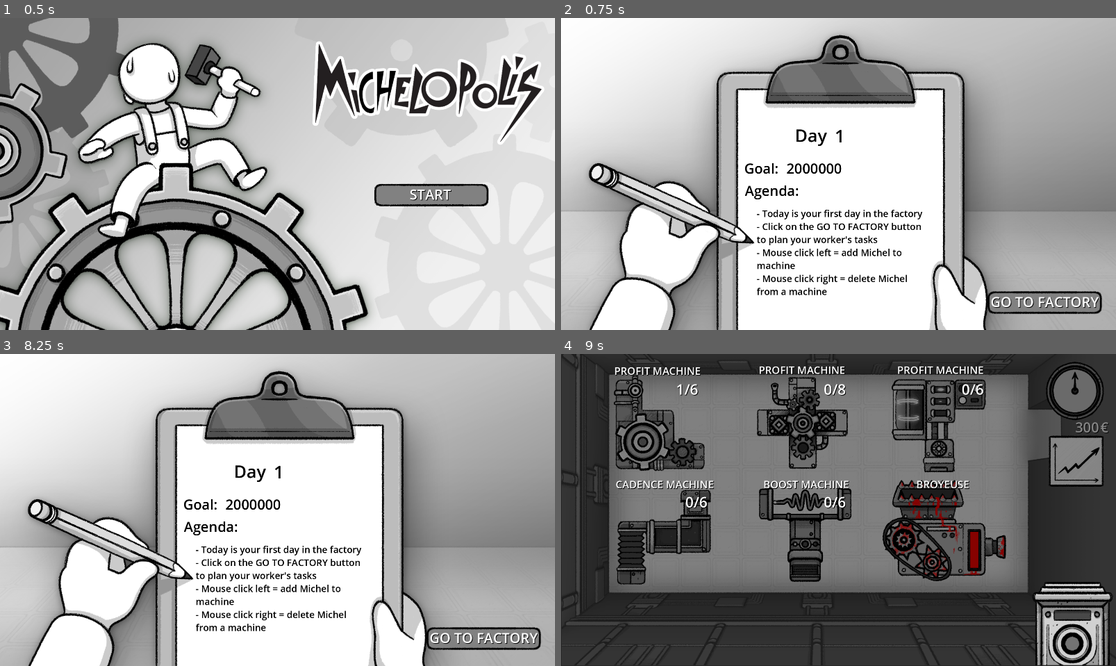
Above: before the commit, frames 1-4 (two rows, left to right).
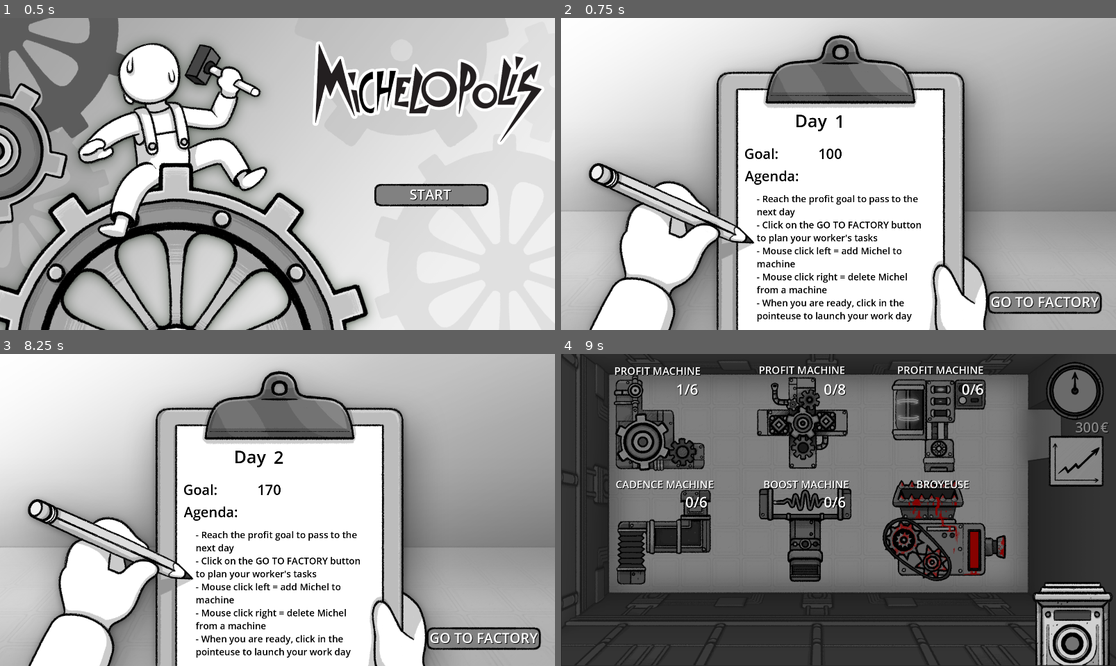
Above: after the commit, the same moments.

Repository: Aeropulu/LaHordeJam
Game: Godot game, scene res://scenes/usine.tscn
Two runs of this game, one before a commit and one after it. Both use one fixed random seed, a clock stepped at 60 frames per second and the inputs below. Sound files missing from this copy of the repository are replaced by a short silence.
Inputs (mouse positions are in pixels of both pictures, inside the frame that each line leads up to):
- Up to frame 1 (0.5 s): no input
- Up to frame 2 (0.75 s): click "START" at 0.5 s
- Up to frame 3 (8.25 s): click "GO TO FACTORY" at 1.25 s; tap Enter (ui_accept) at 2 s; drag from (510, 622) to (99, 425) at 2.02 s; drag from (99, 425) to (510, 622) at 2.77 s; move the mouse to (244, 425) at 3.52 s; press the mouse at (244, 425) at 3.53 s; hold Left (ui_left) 3.53-4.25 s; release the mouse at (244, 425) at 4.25 s; drag from (377, 428) to (244, 425) at 4.27 s; drag from (382, 531) to (377, 428) at 5.02 s; drag from (105, 538) to (377, 428) at 5.77 s; move the mouse to (244, 534) at 6.52 s; press the mouse at (244, 534) at 6.53 s; hold Right (ui_right) 6.53-7.25 s; release the mouse at (244, 534) at 7.25 s; drag from (316, 441) to (244, 534) at 7.27 s; click "NEXT DAY" at 8 s
- Up to frame 4 (9 s): click "GO TO FACTORY" at 8.75 s

Frame 1 is identical in both runs. In frame 2, 3.7% of the frame differs, in the area x 33-66%, y 30-98%; in frame 3, 3.7%; in frame 4, nothing differs.

Commit message:
profit goal

Diff:
--- a/scenes/factory_manager.tscn
+++ b/scenes/factory_manager.tscn
@@ -6,5 +6,6 @@
 position = Vector2(1727, 256)
 script = ExtResource("1_ivwkk")
 day_duration = 3.0
+profit_objective = 100
 
 [connection signal="day_end" from="." to="." method="_on_day_end"]
--- a/scenes/usine.tscn
+++ b/scenes/usine.tscn
@@ -305,9 +305,9 @@
 
 [node name="Day" type="RichTextLabel" parent="menu_manager/menu_briefing"]
 offset_left = 809.0
-offset_top = 364.0
-offset_right = 849.0
-offset_bottom = 404.0
+offset_top = 313.0
+offset_right = 920.0
+offset_bottom = 396.0
 theme_override_colors/default_color = Color(0, 0, 0, 1)
 theme_override_font_sizes/normal_font_size = 60
 text = "Day"
@@ -317,9 +317,9 @@
 
 [node name="day_compteur" type="RichTextLabel" parent="menu_manager/menu_briefing"]
 offset_left = 947.0
-offset_top = 366.0
+offset_top = 315.0
 offset_right = 1015.0
-offset_bottom = 449.0
+offset_bottom = 398.0
 theme_override_colors/default_color = Color(0, 0, 0, 1)
 theme_override_constants/shadow_offset_x = 2
 theme_override_constants/shadow_offset_y = 2
@@ -331,9 +331,9 @@
 
 [node name="GOAL" type="RichTextLabel" parent="menu_manager/menu_briefing"]
 offset_left = 634.0
-offset_top = 487.0
+offset_top = 436.0
 offset_right = 764.0
-offset_bottom = 554.0
+offset_bottom = 503.0
 theme_override_colors/default_color = Color(0, 0, 0, 1)
 theme_override_constants/shadow_offset_x = 2
 theme_override_constants/shadow_offset_y = 2
@@ -345,9 +345,9 @@
 
 [node name="goal_compteur" type="RichTextLabel" parent="menu_manager/menu_briefing"]
 offset_left = 772.0
-offset_top = 487.0
+offset_top = 436.0
 offset_right = 972.0
-offset_bottom = 554.0
+offset_bottom = 503.0
 theme_override_colors/default_color = Color(0, 0, 0, 1)
 theme_override_constants/shadow_offset_x = 2
 theme_override_constants/shadow_offset_y = 2
@@ -359,9 +359,9 @@
 
 [node name="AgendaTitle" type="RichTextLabel" parent="menu_manager/menu_briefing"]
 offset_left = 636.0
-offset_top = 564.0
+offset_top = 513.0
 offset_right = 824.0
-offset_bottom = 631.0
+offset_bottom = 580.0
 theme_override_colors/default_color = Color(0, 0, 0, 1)
 theme_override_constants/shadow_offset_x = 2
 theme_override_constants/shadow_offset_y = 2
@@ -373,17 +373,18 @@
 
 [node name="AgendaDescription" type="RichTextLabel" parent="menu_manager/menu_briefing"]
 offset_left = 677.0
-offset_top = 654.0
+offset_top = 603.0
 offset_right = 1277.0
-offset_bottom = 1059.0
+offset_bottom = 1053.0
 theme_override_colors/default_color = Color(0, 0, 0, 1)
 theme_override_constants/shadow_offset_x = 2
 theme_override_constants/shadow_offset_y = 2
 theme_override_font_sizes/normal_font_size = 32
-text = "- Today is your first day in the factory
+text = "- Reach the profit goal to pass to the next day
 - Click on the GO TO FACTORY button to plan your worker's tasks
 - Mouse click left = add Michel to machine
-- Mouse click right = delete Michel from a machine"
+- Mouse click right = delete Michel from a machine
+- When you are ready, click in the pointeuse to launch your work day"
 fit_content = true
 scroll_active = false
 
@@ -593,6 +594,7 @@
 offset_top = 6.0
 offset_right = 379.0
 offset_bottom = 73.0
+mouse_filter = 2
 theme_override_colors/font_shadow_color = Color(0, 0, 0, 1)
 theme_override_constants/shadow_offset_x = 2
 theme_override_constants/shadow_offset_y = 2
@@ -607,6 +609,7 @@
 offset_top = 6.0
 offset_right = 762.0
 offset_bottom = 181.0
+mouse_filter = 2
 theme_override_colors/font_shadow_color = Color(0, 0, 0, 1)
 theme_override_constants/shadow_offset_x = 11
 theme_override_constants/shadow_offset_y = 11
@@ -680,12 +683,14 @@
 position = Vector2(355, 634)
 machine_type = 1
 work_effect = ExtResource("34_widjd")
+_base_cycle_duration = 0.2
 _slot_count = 0
 
 [node name="Machine5" parent="." instance=ExtResource("24_w07ob")]
 position = Vector2(845, 625)
 machine_type = 3
 work_effect = ExtResource("36_1ihod")
+_base_cycle_duration = 0.2
 _slot_count = 0
 
 [node name="Background" type="Sprite2D" parent="."]
--- a/scripts/menu_manager.gd
+++ b/scripts/menu_manager.gd
@@ -20,6 +20,8 @@
 func _on_start_game_pressed():
 	$menu_main.visible = false
 	$menu_briefing.visible = true
+	$menu_briefing/goal_compteur.text = str(FactoryManager.profit_objective)
+	$menu_briefing/day_compteur.text = str(FactoryManager.current_day)
 
 
 func _on_launch_config_pressed():
@@ -39,6 +41,8 @@
 func _on_next_day_pressed():
 	$menu_debriefing.visible = false
 	$menu_briefing.visible = true
+	$menu_briefing/goal_compteur.text = str(FactoryManager.profit_objective)
+	$menu_briefing/day_compteur.text = str(FactoryManager.current_day)
 
 
 func _on_restart_game_pressed():
